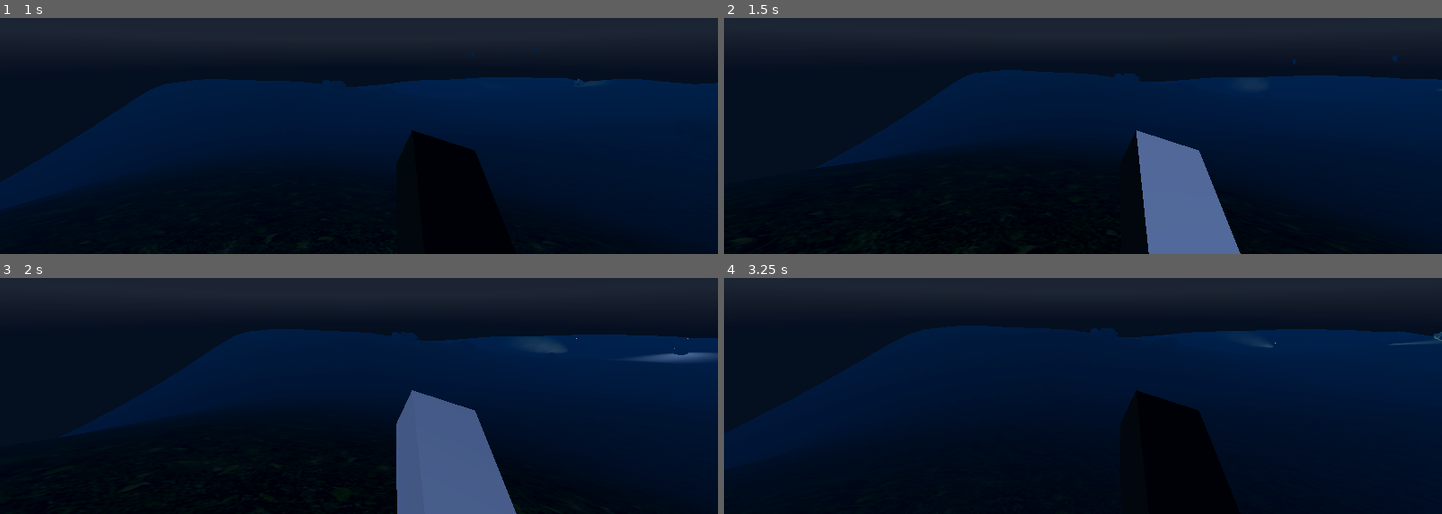
Above: before the commit, frames 1-4 (two rows, left to right).
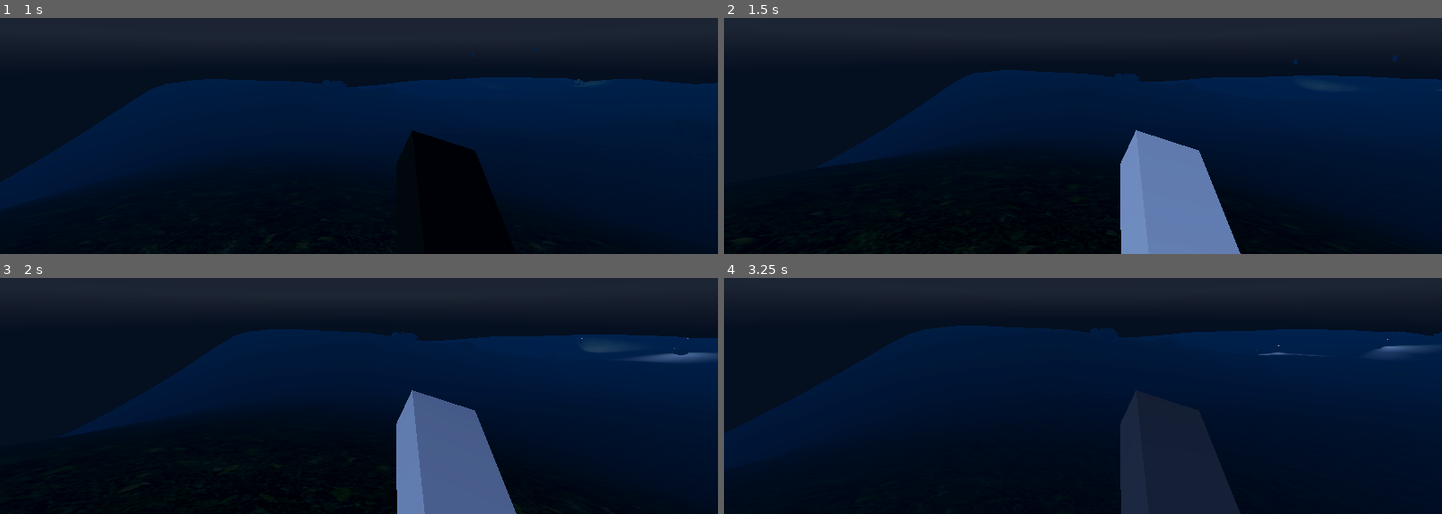
Above: after the commit, the same moments.

Repository: ChrisY03/gavinwadenew
Game: Godot game, scene res://Scenes/ChrisScene.tscn
The game is run twice, just before and just after one commit, with the same random seed, the same clock (stepped at 60 frames per second) and the same inputs. A sky picture missing from this copy of the repository is replaced by a grey-blue gradient.
Inputs (mouse positions are in pixels of both pictures, inside the frame that each line leads up to):
- Up to frame 1 (1 s): move the mouse to (394, 51) at 0.52 s; hold W (move_forward) from 0.53 s (still down); tap E (whistle) at 0.6 s; tap Space (jump) at 0.77 s
- Up to frame 2 (1.5 s): keep holding W (move_forward); tap Enter at 1.25 s; move the mouse to (1047, 53) at 1.27 s; tap E (whistle) at 1.35 s
- Up to frame 3 (2 s): keep holding W (move_forward); tap Space (jump) at 1.52 s
- Up to frame 4 (3.25 s): keep holding W (move_forward); move the mouse to (1097, 306) at 2.02 s; tap E (whistle) at 2.1, 2.85 s; move the mouse to (1075, 318) at 2.77 s; tap Space (jump) at 3.02 s

Frame 1 is identical in both runs. In frame 2, 1.5% of the frame differs, in the area x 55-80%, y 17-100%; in frame 3, 1.6%; in frame 4, 6.8%, in the area x 55-100%, y 22-100%.
Error before the commit: Parse Error: Expected indented block after "if" block. (res://scripts/AIDirector.gd:43)

Commit message:
Update AIDirector.gd

Diff:
--- a/ai_demo/scripts/AIDirector.gd
+++ b/ai_demo/scripts/AIDirector.gd
@@ -41,7 +41,7 @@
 			w = 0.5
 	if kind == "noise":
 		if sid != -1:
-a			Sector.bump_heat(sid, weight)
+			Sector.bump_heat(sid, weight)
 
 	sector_heat[sid] += w * weight
 
